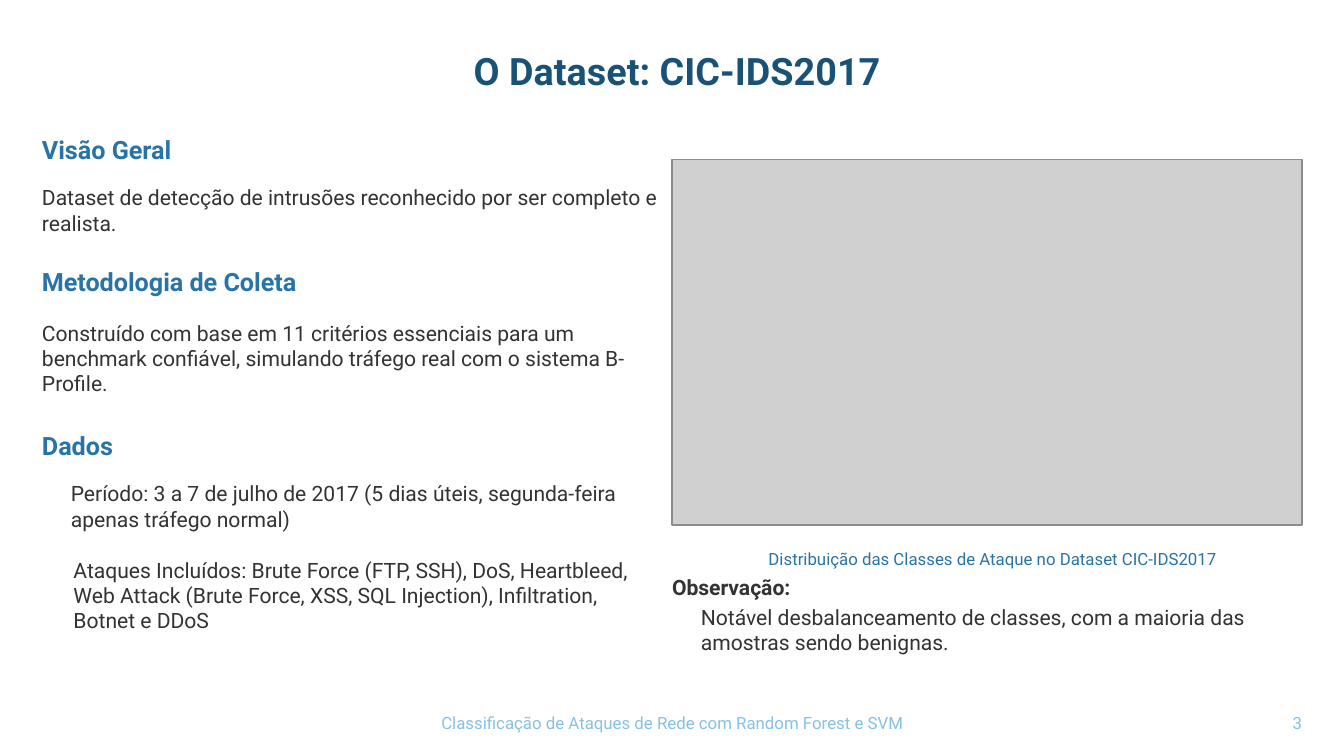
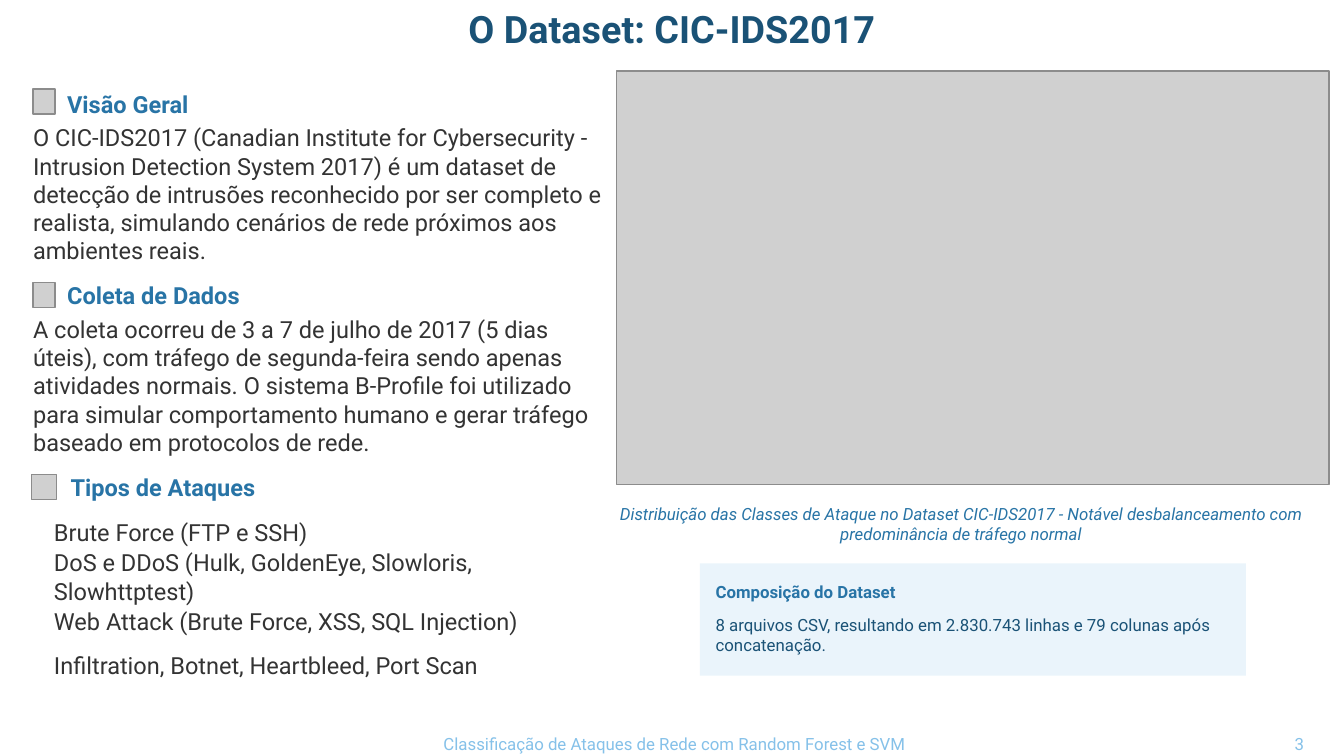
Before and after one commit to jhonatasjgr/Classificacao_de_Ataques_de_Rede_com_Random_Forest_e_SVM, a slide deck: slide 3 of Apresentação/Classificação de Ataques de Rede com Random Forest e SVM Utilizando o Dataset CIC-IDS2017.pptx. Drawn at 1344x756 pixels with LibreOffice and Linux fonts; fonts in the diff are those of the drawing; grey boxes stand for pictures; background and template pictures are left out. Boxes give left, top, right and bottom in pixels: in the first picture for what was removed or moved away, otherwise in the second. Text is boxed around its words. In the diff, an @@ line names an element or a change of style, - is before the commit and + after.

```diff
--- a/Apresentação/Classificação de Ataques de Rede com Random Forest e SVM Utilizando o Dataset CIC-IDS2017.pptx
+++ b/Apresentação/Classificação de Ataques de Rede com Random Forest e SVM Utilizando o Dataset CIC-IDS2017.pptx
@@ text "O Dataset: CIC-IDS2017": place and size @@
-text "O Dataset: CIC-IDS2017" at box(474, 57, 881, 86)
+text "O Dataset: CIC-IDS2017" at box(468, 16, 875, 44)
@@ picture added at box(34, 89, 55, 114) @@
@@ text "Visão Geral": place and size @@
-text "Visão Geral" at box(42, 140, 172, 160)
+text "Visão Geral" at box(67, 95, 189, 114)
@@ text "Visão Geral" at box(67, 95, 189, 114): size 13.5 to 12.6 pt @@
@@ picture: place and size @@
-picture at box(672, 160, 1302, 526)
+picture at box(617, 71, 1329, 485)
@@ text at box(33, 127, 601, 260): text changed; size 11.2 to 12.6 pt @@
-Dataset de detecção de intrusões reconhecido por ser completo e realista.
+O CIC-IDS2017 (Canadian Institute for Cybersecurity - Intrusion Detection System 2017) é um dataset de detecção de intrusões reconhecido por ser completo e realista, simulando cenários de rede próximos aos ambientes reais.
@@ picture added at box(34, 282, 55, 308) @@
@@ text removed at box(42, 272, 297, 297) @@
-Metodologia de Coleta
@@ text added at box(67, 286, 240, 305), 12.6 pt, text #2874A6, bold @@
+Coleta de Dados
@@ text added at box(33, 319, 588, 456), 12.6 pt, text #333333 @@
+A coleta ocorreu de 3 a 7 de julho de 2017 (5 dias úteis), com tráfego de segunda-feira sendo apenas atividades normais. O sistema B-Profile foi utilizado para simular comportamento humano e gerar tráfego baseado em protocolos de rede.
@@ text removed at box(42, 325, 624, 391) @@
-Construído com base em 11 critérios essenciais para um benchmark confiável, simulando tráfego real com o sistema B-Profile.
@@ text removed at box(42, 436, 113, 456) @@
-Dados
@@ picture added at box(31, 474, 56, 500) @@
@@ text added at box(71, 478, 255, 501), 12.6 pt, text #2874A6, bold @@
+Tipos de Ataques
@@ text removed at box(71, 484, 616, 532) @@
-Período: 3 a 7 de julho de 2017 (5 dias úteis, segunda-feira apenas tráfego normal)
@@ text at box(620, 507, 1302, 544): text changed; italic on @@
-Distribuição das Classes de Ataque no Dataset CIC-IDS2017
+Distribuição das Classes de Ataque no Dataset CIC-IDS2017 - Notável desbalanceamento com predominância de tráfego normal
@@ text added at box(54, 522, 307, 546), 12.6 pt, text #333333 @@
+Brute Force (FTP e SSH)
@@ text added at box(54, 552, 472, 605), 12.6 pt, text #333333 @@
+DoS e DDoS (Hulk, GoldenEye, Slowloris, Slowhttptest)
@@ rectangle added at box(700, 563, 1246, 676), fill #3498DB at 10% opacity @@
@@ text removed at box(672, 579, 790, 600) @@
-Observação:
@@ text added at box(716, 585, 895, 602), 9 pt, text #2874A6, bold @@
+Composição do Dataset
@@ text at box(54, 611, 518, 635): text changed; size 11.2 to 12.6 pt @@
-Ataques Incluídos: Brute Force (FTP, SSH), DoS, Heartbleed, Web Attack (Brute Force, XSS, SQL Injection), Infiltration, Botnet e DDoS
+Web Attack (Brute Force, XSS, SQL Injection)
@@ text removed at box(701, 609, 1244, 655) @@
-Notável desbalanceamento de classes, com a maioria das amostras sendo benignas.
@@ text added at box(716, 618, 1210, 655), 9 pt, text #1A5276 @@
+8 arquivos CSV, resultando em 2.830.743 linhas e 79 colunas após concatenação.
@@ text added at box(54, 656, 478, 677), 12.6 pt, text #333333 @@
+Infiltration, Botnet, Heartbleed, Port Scan
@@ text "Classificação de Ataques de Rede ...": place and size @@
-text "Classificação de Ataques de Rede ..." at box(441, 716, 903, 733)
+text "Classificação de Ataques de Rede ..." at box(443, 737, 905, 754)
@@ text "3": place and size @@
-text "3" at box(1293, 717, 1302, 729)
+text "3" at box(1295, 738, 1304, 750)
```
Also in this commit, not shown: 9 other slides changed, 5 slides added, 3 slides removed, 2 other files.
